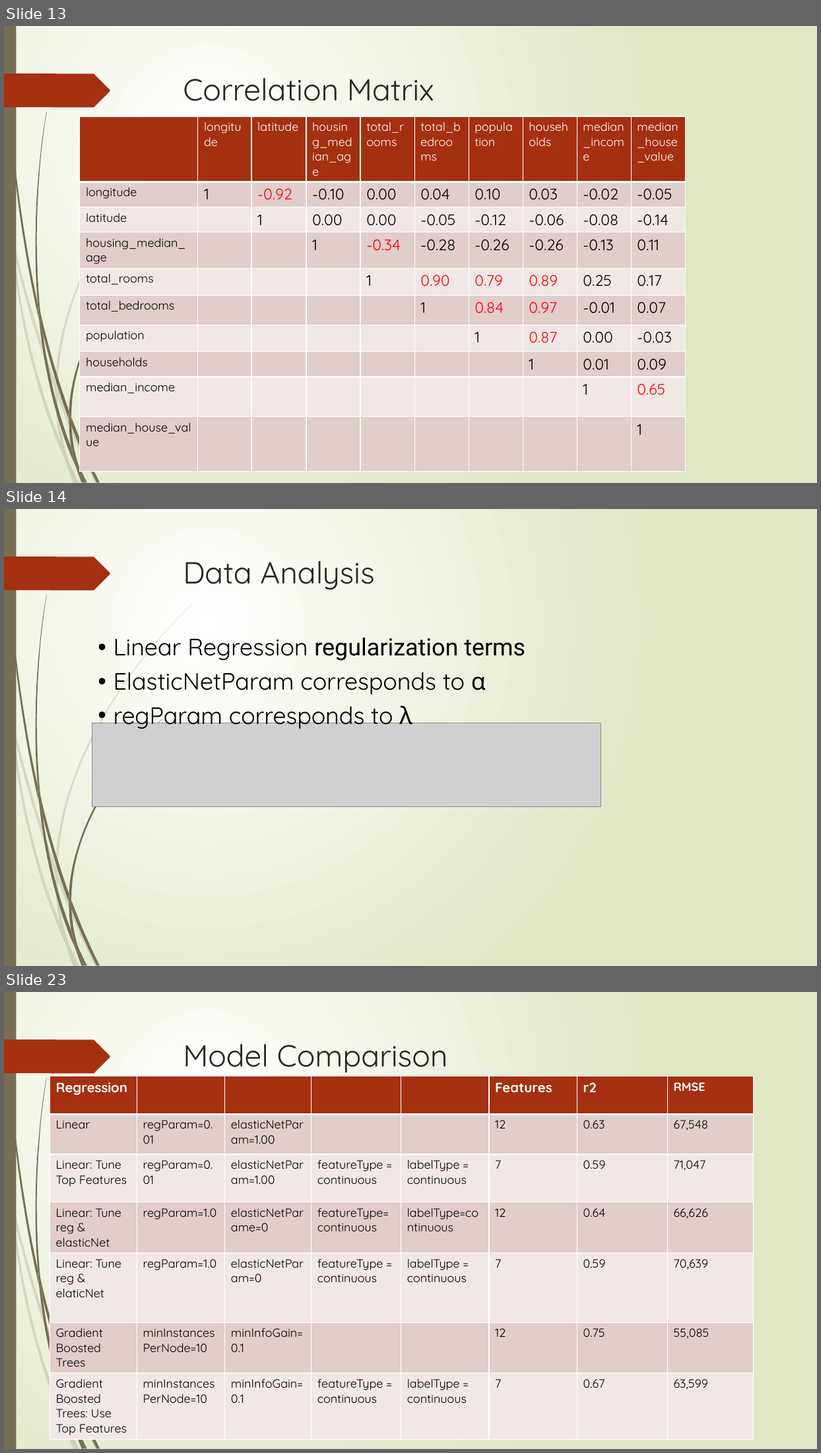
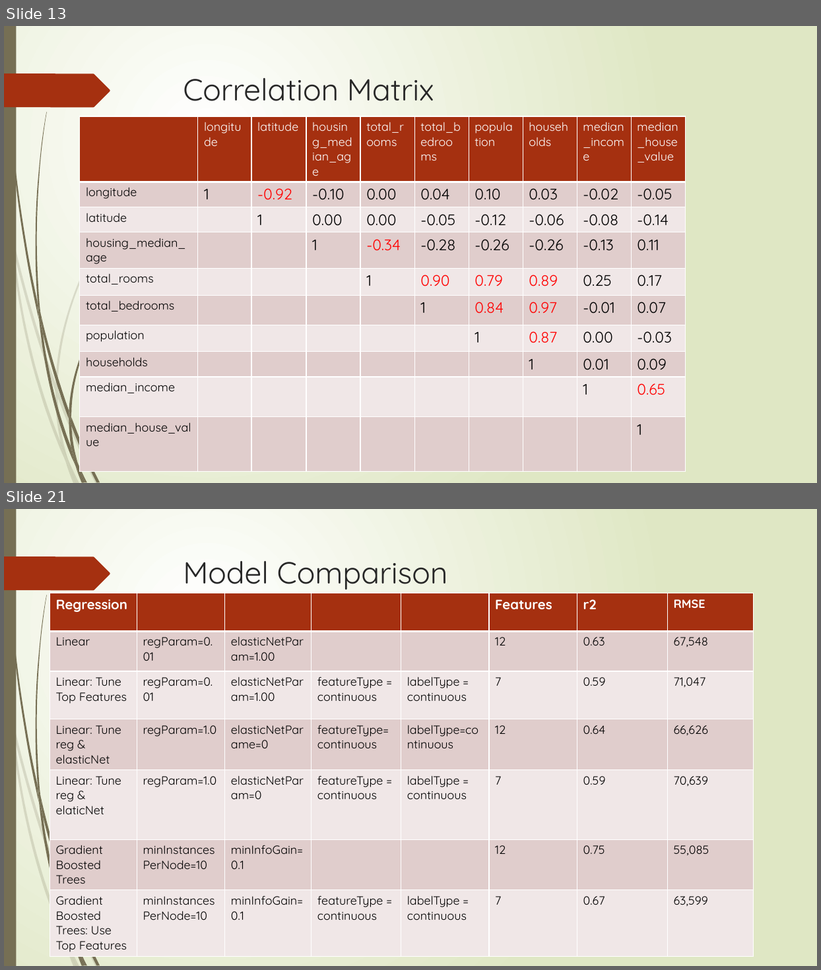
Before and after one commit to Flying-Bananasuar/MachineLearning, a slide deck: Predicting California Housing Price.pptx. Shown one above the other, each under a label of ours: slides 13, 14 and 23 before the commit, slides 13 and 21 after it; the slides between them are not shown. The pictures are 821x1453 and 821x970 pixels, drawn with LibreOffice and Linux fonts; fonts in the diff are those of the drawing; grey boxes stand for pictures. Boxes give left, top, right and bottom in pixels: in the first picture for what was removed or moved away, otherwise in the second. Text is boxed around its words. In the diff, an @@ line names an element or a change of style, - is before the commit and + after.

```diff
--- a/Predicting California Housing Price.pptx
+++ b/Predicting California Housing Price.pptx
@@ slide 14 removed at (4,509,817,966), background gradient #FFFFFF to #DFE8C4; not listed: 24 template elements that a slide beside it also shows @@
@@ title removed at (183,561,374,590) @@
-Data Analysis
@@ text removed at (114,638,525,731) @@
-• Linear Regression regularization terms
-• ElasticNetParam corresponds to α
-• regParam corresponds to λ
@@ picture removed at (92,723,601,807) @@
@@ what was slide 23 is now slide 21 @@
```
Also in this commit, not shown: 17 slides changed, 1 other slide removed.
